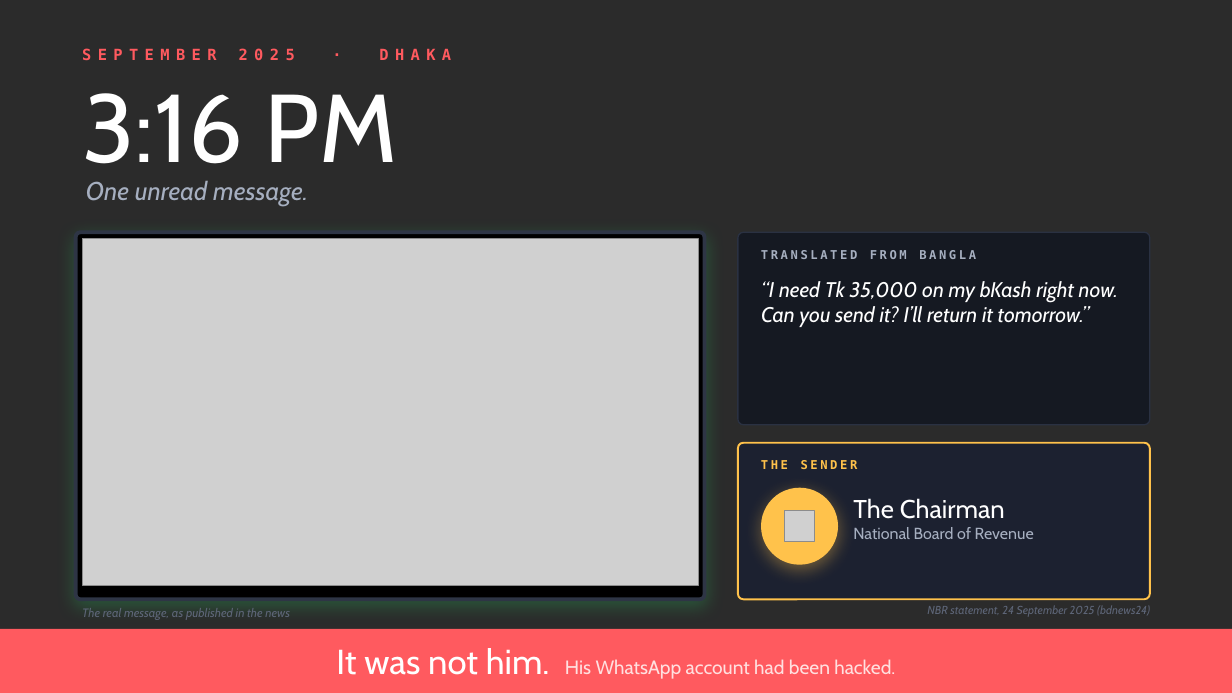
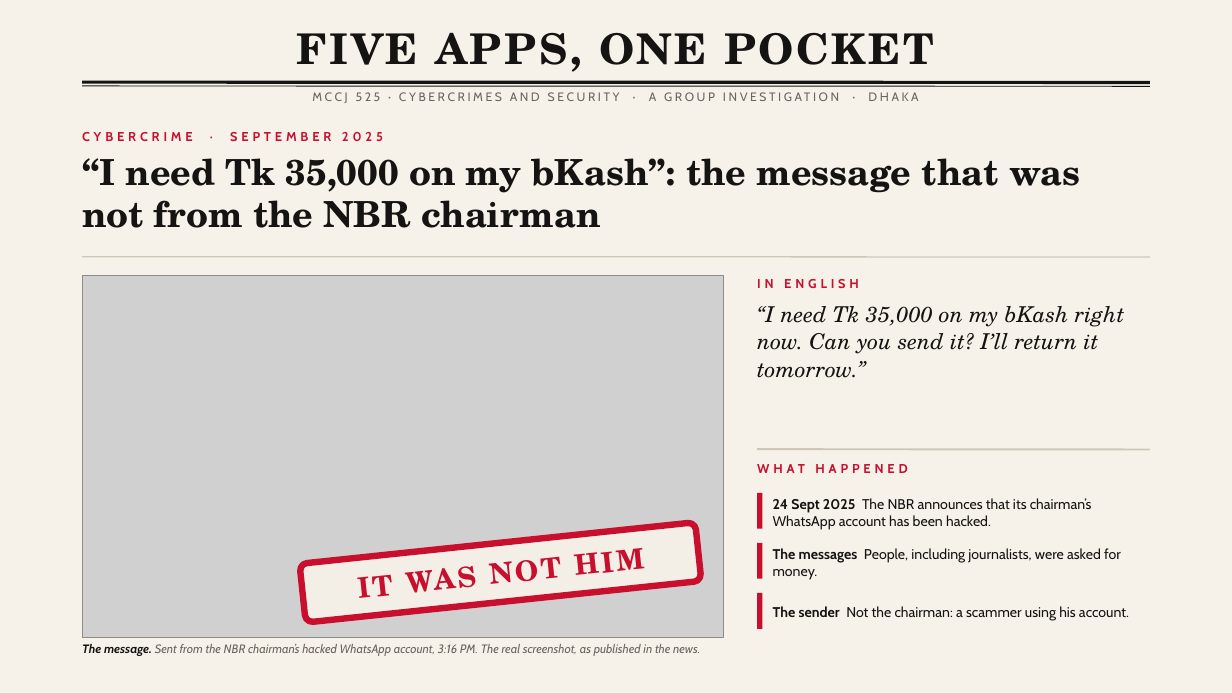
Before and after one commit to jeet42-byte/bangladesh-crime-monitor, a slide deck: slide 1 of cybercrime-assignment/five-apps-group/Five_Apps_One_Pocket_Group.pptx. Drawn at 1232x693 pixels with LibreOffice and Linux fonts; fonts in the diff are those of the drawing; grey boxes stand for pictures; background and template pictures are left out; a plain dark background stands for a picture behind light text. Boxes give left, top, right and bottom in pixels: in the first picture for what was removed or moved away, otherwise in the second. Text is boxed around its words. In the diff, an @@ line names an element or a change of style, - is before the commit and + after.

```diff
--- a/cybercrime-assignment/five-apps-group/Five_Apps_One_Pocket_Group.pptx
+++ b/cybercrime-assignment/five-apps-group/Five_Apps_One_Pocket_Group.pptx
@@ background picture (left out) to #F6F2EA @@
@@ text added at (297,32,934,72), 33 pt, text #161412, bold @@
+FIVE APPS, ONE POCKET
@@ line added from (82, 82) to (1150, 82), #161412 2.5 pt @@
@@ line added from (82, 86) to (1150, 86), #161412 0.75 pt @@
@@ text removed at (82,93,397,184) @@
-3:16 PM
@@ text added at (312,92,918,103), 9.5 pt, text #6B6660 @@
+MCCJ 525 · CYBERCRIMES AND SECURITY · A GROUP INVESTIGATION · DHAKA
@@ text at (82,132,383,141): text changed; size 12 to 10 pt; font DejaVu Sans Mono to Cabin; text colour #FF5A5F to #C8102E @@
-SEPTEMBER 2025 · DHAKA
+CYBERCRIME · SEPTEMBER 2025
@@ text added at (82,158,1080,228), 28 pt, text #161412, bold @@
+“I need Tk 35,000 on my bKash”: the message that was not from the NBR chairman
@@ text removed at (86,181,308,205) @@
-One unread message.
@@ rounded rectangle removed at (76,232,705,599) @@
@@ rounded rectangle removed at (738,232,1151,424) @@
@@ line added from (82, 257) to (1150, 257), #CFC6B8 1 pt @@
@@ text removed at (761,250,976,259) @@
-TRANSLATED FROM BANGLA
@@ picture: place and size @@
-picture at (82,238,699,585)
+picture at (82,276,724,638)
@@ text "“I need Tk 35,000 on ...": place and size @@
-text "“I need Tk 35,000 on ..." at (761,281,1118,327)
+text "“I need Tk 35,000 on ..." at (757,306,1125,378)
@@ text "“I need Tk 35,000 on ..." at (757,306,1125,378): size 16.5 to 17 pt, font Cabin to TeX Gyre Schola, text colour #FFFFFF to #161412; line spacing 1 to 1.05 @@
@@ text added at (757,279,859,288), 10 pt, text #C8102E, bold @@
+IN ENGLISH
@@ rounded rectangle removed at (738,443,1151,599) @@
@@ line added from (757, 449) to (1150, 449), #CFC6B8 1.5 pt @@
@@ text at (757,464,907,473): text changed; size 12.5 to 10 pt; text colour #A6AFC0 to #C8102E; bold on @@
-The Chairman
-National Board of Revenue
+WHAT HAPPENED
@@ text removed at (761,460,858,469) @@
-THE SENDER
@@ rectangle added at (757,493,762,529), fill #C8102E @@
@@ ellipse removed at (762,488,838,565) @@
@@ text at (773,498,1092,530): text changed; size 9 to 11 pt; text colour #5D6577 to #161412; italic off @@
-NBR statement, 24 September 2025 (bdnews24)
+24 Sept 2025 The NBR announces that its chairman’s WhatsApp account has been hacked.
@@ text "24 Sept 2025 The NBR ..." at (773,498,1092,530): vertical alignment top to middle @@
@@ rounded rectangle added at (299,523,702,623), fill #F6F2EA at 92% opacity, outline #C8102E 5 pt, 22 pt, text #C8102E, bold @@
+IT WAS NOT HIM
@@ picture removed at (785,511,815,542) @@
@@ rectangle added at (757,543,762,579), fill #C8102E @@
@@ text added at (773,548,1121,580), 11 pt, text #161412 @@
+The messages People, including journalists, were asked for money.
@@ rectangle added at (757,593,762,629), fill #C8102E @@
@@ rectangle removed at (0,629,1232,693) @@
-It was not him. His WhatsApp account had been hacked.
@@ text added at (773,606,1129,621), 11 pt, text #161412 @@
+The sender Not the chairman: a scammer using his account.
@@ text at (82,644,700,656): text changed; text colour #5D6577 to #6B6660 @@
-The real message, as published in the news
+The message. Sent from the NBR chairman’s hacked WhatsApp account, 3:16 PM. The real screenshot, as published in the news.
```
Also in this commit, not shown: 2 slides added, 2 slides removed, 4 other files.
